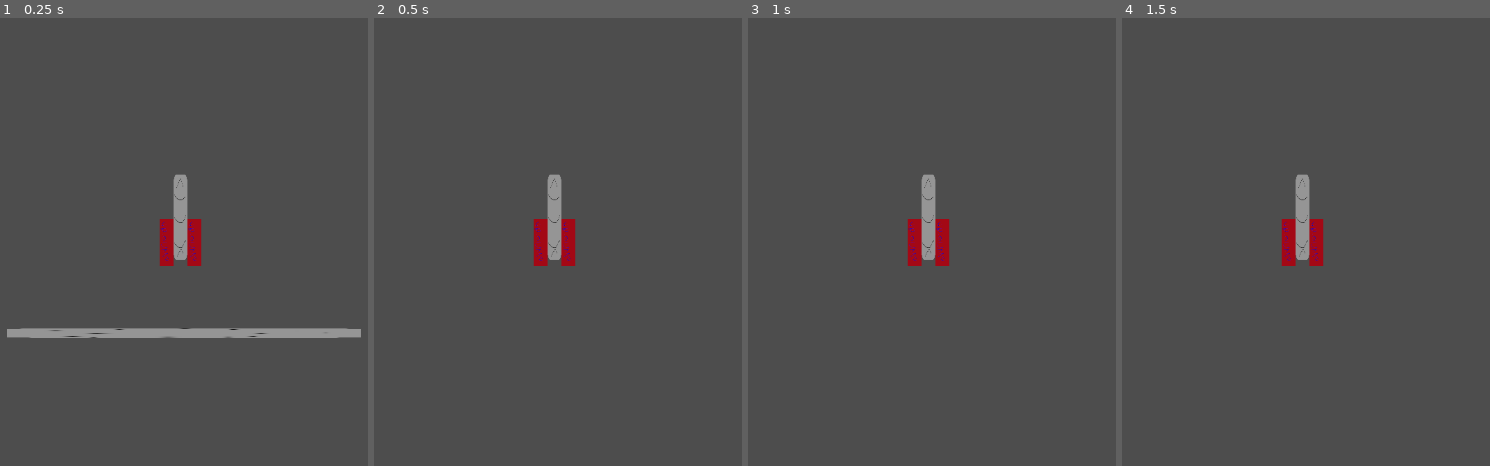
Above: before the commit, frames 1-4 (left to right).
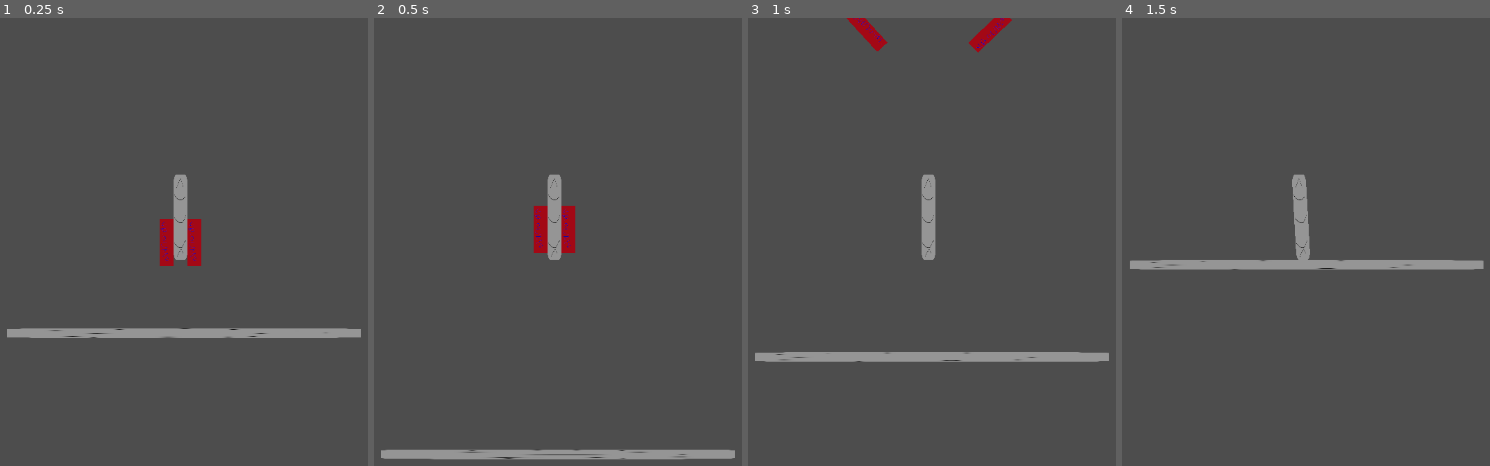
Above: after the commit, the same moments.

Repository: martin-danhier/to-the-moon
Game: Godot game, scene res://exploration.tscn
Same seed, same stepped clock (60 frames per second), same inputs: the game is played once before the commit and once after it.
Inputs:
- Up to frame 1 (0.25 s): no input
- Up to frame 2 (0.5 s): no input
- Up to frame 3 (1 s): no input
- Up to frame 4 (1.5 s): no input

Frame 1 is identical in both runs. In frame 2, 2.4% of the frame differs, in the area x 1-99%, y 41-99%; in frame 3, 3.6%, in the area x 1-99%, y 0-77%; in frame 4, 3.0%.

Commit message:
Basic obstacle collision

Diff:
--- a/RocketCrontroller.gd
+++ b/RocketCrontroller.gd
@@ -4,10 +4,14 @@
 var thruster_right : RigidBody2D
 var body : RigidBody2D
 
+var joints: Node2D
+
 func _ready() -> void:
 	thruster_left = self.get_node("thruster_left")
 	thruster_right = self.get_node("thruster_right")
 	body = self.get_node("body_0")
+	joints = self.get_node("joints")
+
 
 func _process(delta: float) -> void:
 	var impulse = Vector2.UP * 100.0;
@@ -15,3 +19,13 @@
 	impulse = impulse.rotated(body.transform.get_rotation())
 	thruster_left.apply_impulse(impulse)
 	thruster_right.apply_impulse(impulse)
+
+func _on_rocket_part_body_entered(body: Node) -> void:
+
+	for child in joints.get_children():
+		if is_instance_of(child, Joint2D):
+			var joint = child as Joint2D
+			joint.node_a = ""
+
+
+	pass # Replace with function body.
--- a/exploration.tscn
+++ b/exploration.tscn
@@ -1,8 +1,9 @@
-[gd_scene load_steps=8 format=3 uid="uid://b7qc0gwls2n0v"]
+[gd_scene load_steps=10 format=3 uid="uid://b7qc0gwls2n0v"]
 
-[ext_resource type="Script" path="res://RocketCrontroller.gd" id="1_tut6i"]
+[ext_resource type="Script" uid="uid://jhp1evdhvaie" path="res://RocketCrontroller.gd" id="1_tut6i"]
 [ext_resource type="Texture2D" uid="uid://chpld2yyt3kgh" path="res://assets/thruster.png" id="1_wjony"]
 [ext_resource type="Texture2D" uid="uid://db4swb5w3qhwr" path="res://assets/body.png" id="2_1yu1n"]
+[ext_resource type="Texture2D" uid="uid://caa0i1i4ji6wo" path="res://Sprites/placeholder.png" id="4_wyjkc"]
 
 [sub_resource type="CapsuleShape2D" id="CapsuleShape2D_ct6xg"]
 height = 68.0
@@ -16,6 +17,9 @@
 [sub_resource type="RectangleShape2D" id="RectangleShape2D_1yu1n"]
 size = Vector2(510, 14)
 
+[sub_resource type="CircleShape2D" id="CircleShape2D_c4mc6"]
+radius = 50.2494
+
 [node name="exploration" type="Node2D"]
 
 [node name="Rocket" type="Node2D" parent="."]
@@ -23,6 +27,10 @@
 
 [node name="thruster_left" type="RigidBody2D" parent="Rocket"]
 position = Vector2(-20, 0)
+collision_layer = 3
+collision_mask = 3
+contact_monitor = true
+max_contacts_reported = 1
 
 [node name="CollisionShape2D" type="CollisionShape2D" parent="Rocket/thruster_left"]
 shape = SubResource("CapsuleShape2D_ct6xg")
@@ -34,6 +42,10 @@
 
 [node name="thruster_right" type="RigidBody2D" parent="Rocket"]
 position = Vector2(20, 0)
+collision_layer = 3
+collision_mask = 3
+contact_monitor = true
+max_contacts_reported = 1
 
 [node name="CollisionShape2D" type="CollisionShape2D" parent="Rocket/thruster_right"]
 shape = SubResource("CapsuleShape2D_wjony")
@@ -43,6 +55,10 @@
 texture = ExtResource("1_wjony")
 
 [node name="body_0" type="RigidBody2D" parent="Rocket"]
+collision_layer = 3
+collision_mask = 3
+contact_monitor = true
+max_contacts_reported = 1
 
 [node name="CollisionShape2D" type="CollisionShape2D" parent="Rocket/body_0"]
 position = Vector2(0, -36.5)
@@ -55,63 +71,65 @@
 
 [node name="Camera2D" type="Camera2D" parent="Rocket/body_0"]
 
-[node name="body_to_left_side" type="GrooveJoint2D" parent="Rocket"]
+[node name="joints" type="Node2D" parent="Rocket"]
+
+[node name="body_to_left_side" type="GrooveJoint2D" parent="Rocket/joints"]
 position = Vector2(-10.105, -29)
 rotation = 1.5708
-node_a = NodePath("../body_0")
-node_b = NodePath("../thruster_left")
+node_a = NodePath("../../body_0")
+node_b = NodePath("../../thruster_left")
 length = 1.0
 initial_offset = 1.0
 
-[node name="body_to_left_top" type="GrooveJoint2D" parent="Rocket"]
+[node name="body_to_left_top" type="GrooveJoint2D" parent="Rocket/joints"]
 position = Vector2(-10.02, -29)
-node_a = NodePath("../body_0")
-node_b = NodePath("../thruster_left")
+node_a = NodePath("../../body_0")
+node_b = NodePath("../../thruster_left")
 length = 1.0
 initial_offset = 1.0
 
-[node name="body_to_left_side2" type="GrooveJoint2D" parent="Rocket"]
+[node name="body_to_left_side2" type="GrooveJoint2D" parent="Rocket/joints"]
 position = Vector2(-10.105, 19)
 rotation = 1.5708
-node_a = NodePath("../body_0")
-node_b = NodePath("../thruster_left")
+node_a = NodePath("../../body_0")
+node_b = NodePath("../../thruster_left")
 length = 1.0
 initial_offset = 1.0
 
-[node name="body_to_left_top2" type="GrooveJoint2D" parent="Rocket"]
+[node name="body_to_left_top2" type="GrooveJoint2D" parent="Rocket/joints"]
 position = Vector2(-10.02, 19)
-node_a = NodePath("../body_0")
-node_b = NodePath("../thruster_left")
+node_a = NodePath("../../body_0")
+node_b = NodePath("../../thruster_left")
 length = 1.0
 initial_offset = 1.0
 
-[node name="body_to_right_side3" type="GrooveJoint2D" parent="Rocket"]
+[node name="body_to_right_side3" type="GrooveJoint2D" parent="Rocket/joints"]
 position = Vector2(9.895, -29)
 rotation = 1.5708
-node_a = NodePath("../body_0")
-node_b = NodePath("../thruster_right")
+node_a = NodePath("../../body_0")
+node_b = NodePath("../../thruster_right")
 length = 1.0
 initial_offset = 1.0
 
-[node name="body_to_right_top3" type="GrooveJoint2D" parent="Rocket"]
+[node name="body_to_right_top3" type="GrooveJoint2D" parent="Rocket/joints"]
 position = Vector2(9.98, -29)
-node_a = NodePath("../body_0")
-node_b = NodePath("../thruster_right")
+node_a = NodePath("../../body_0")
+node_b = NodePath("../../thruster_right")
 length = 1.0
 initial_offset = 1.0
 
-[node name="body_to_right_side4" type="GrooveJoint2D" parent="Rocket"]
+[node name="body_to_right_side4" type="GrooveJoint2D" parent="Rocket/joints"]
 position = Vector2(9.895, 19)
 rotation = 1.5708
-node_a = NodePath("../body_0")
-node_b = NodePath("../thruster_right")
+node_a = NodePath("../../body_0")
+node_b = NodePath("../../thruster_right")
 length = 1.0
 initial_offset = 1.0
 
-[node name="body_to_right_top4" type="GrooveJoint2D" parent="Rocket"]
+[node name="body_to_right_top4" type="GrooveJoint2D" parent="Rocket/joints"]
 position = Vector2(9.98, 19)
-node_a = NodePath("../body_0")
-node_b = NodePath("../thruster_right")
+node_a = NodePath("../../body_0")
+node_b = NodePath("../../thruster_right")
 length = 1.0
 initial_offset = 1.0
 
@@ -125,3 +143,21 @@
 position = Vector2(5, 59)
 scale = Vector2(1.99219, 0.0273437)
 texture = ExtResource("2_1yu1n")
+
+[node name="Obstacle" type="Node2D" parent="."]
+position = Vector2(0, -394)
+
+[node name="StaticBody2D" type="StaticBody2D" parent="Obstacle"]
+collision_layer = 2
+collision_mask = 2
+
+[node name="CollisionShape2D" type="CollisionShape2D" parent="Obstacle/StaticBody2D"]
+position = Vector2(0, -1)
+shape = SubResource("CircleShape2D_c4mc6")
+
+[node name="Sprite2D" type="Sprite2D" parent="Obstacle/StaticBody2D"]
+texture = ExtResource("4_wyjkc")
+
+[connection signal="body_entered" from="Rocket/thruster_left" to="Rocket" method="_on_rocket_part_body_entered"]
+[connection signal="body_entered" from="Rocket/thruster_right" to="Rocket" method="_on_rocket_part_body_entered"]
+[connection signal="body_entered" from="Rocket/body_0" to="Rocket" method="_on_rocket_part_body_entered"]
--- a/project.godot
+++ b/project.godot
@@ -14,3 +14,7 @@
 run/main_scene="uid://b7qc0gwls2n0v"
 config/features=PackedStringArray("4.4", "Forward Plus")
 config/icon="res://icon.svg"
+
+[layer_names]
+
+2d_physics/layer_2="Obstacles"
